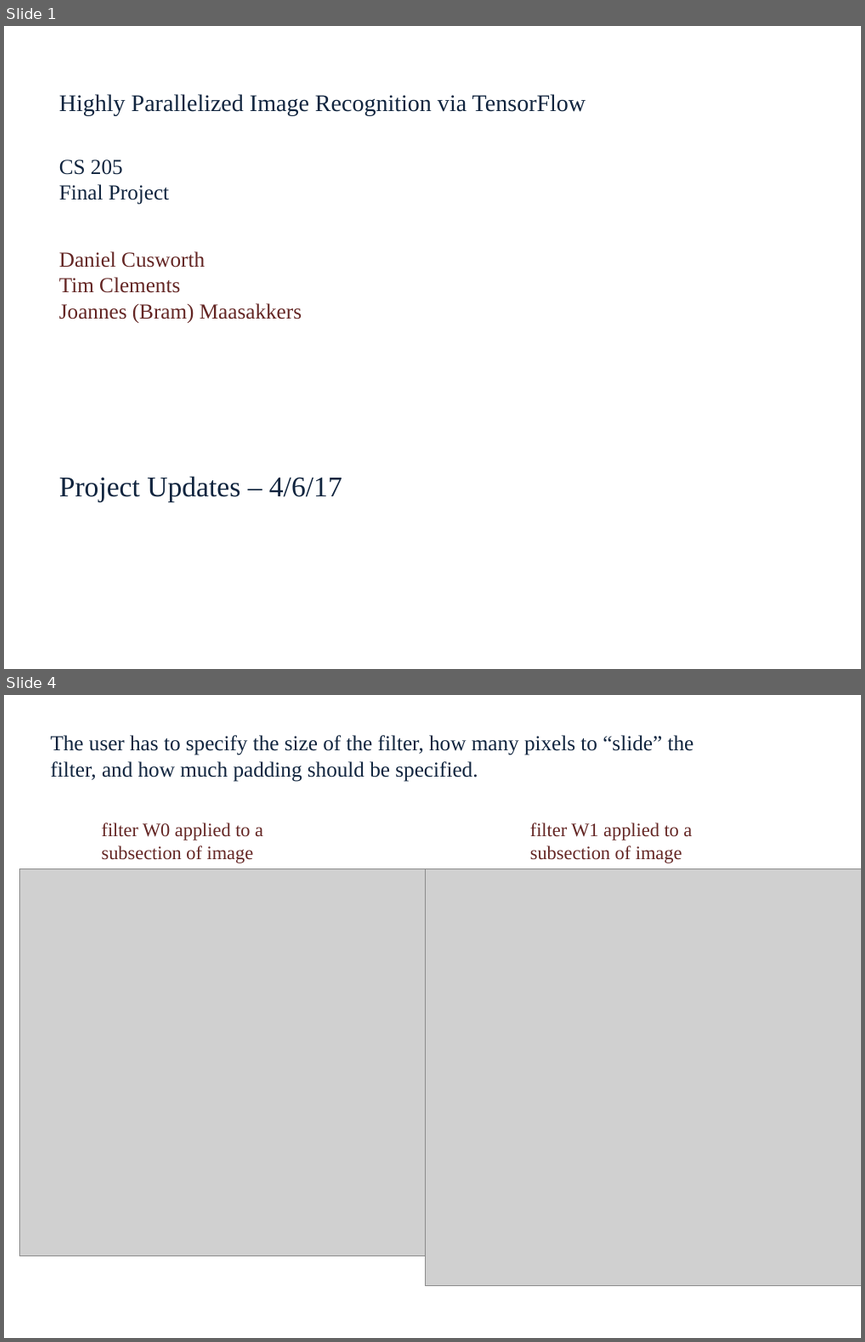
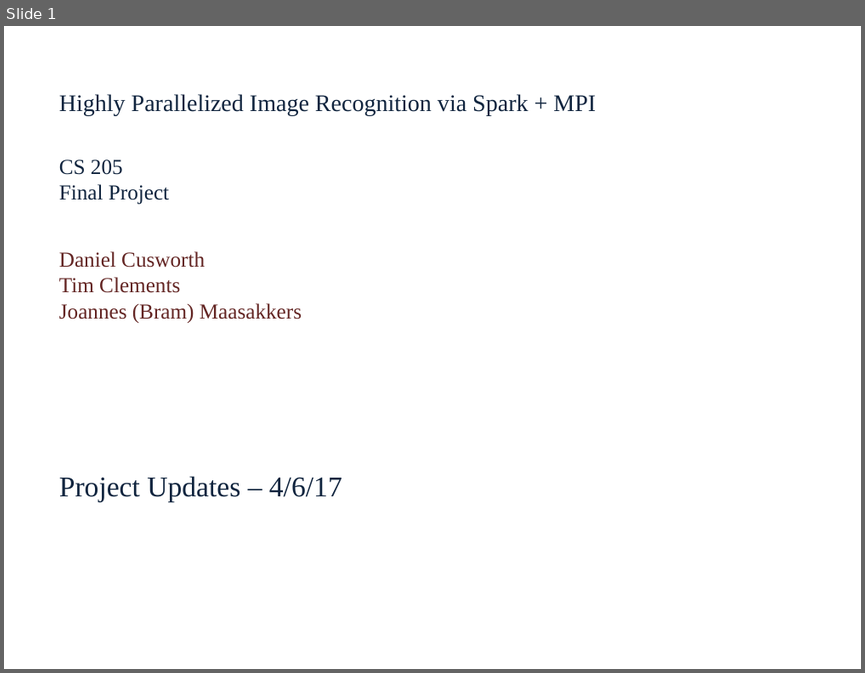
Before and after one commit to dcusworth/image_spark_mpi, a slide deck: benchmarks/Update_Rafa_1.pptx. Shown one above the other, each under a label of ours: slides 1 and 4 before the commit, slide 1 after it; the slides between them are not shown. The pictures are 865x1342 and 865x673 pixels, drawn with LibreOffice and Linux fonts; fonts in the diff are those of the drawing; grey boxes stand for pictures. Boxes give left, top, right and bottom in pixels: in the first picture for what was removed or moved away, otherwise in the second. Text is boxed around its words. In the diff, an @@ line names an element or a change of style, - is before the commit and + after.

```diff
--- a/benchmarks/Update_Rafa_1.pptx
+++ b/benchmarks/Update_Rafa_1.pptx
@@ slide 4 removed at box(4, 695, 861, 1338), background #FFFFFF @@
@@ text removed at box(51, 735, 694, 782) @@
-The user has to specify the size of the filter, how many pixels to “slide” the filter, and how much padding should be specified.
@@ text removed at box(102, 823, 263, 863) @@
-filter W0 applied to a subsection of image
@@ text removed at box(530, 823, 692, 863) @@
-filter W1 applied to a subsection of image
@@ picture removed at box(20, 869, 426, 1256) @@
@@ picture removed at box(426, 869, 861, 1287) @@
@@ slide 1 changed as well @@
@@ text at box(59, 94, 596, 115): text changed @@
-Highly Parallelized Image Recognition via TensorFlow
+Highly Parallelized Image Recognition via Spark + MPI
```
Also in this commit, not shown: 4 slides added, 7 other slides removed, 1 other file.
